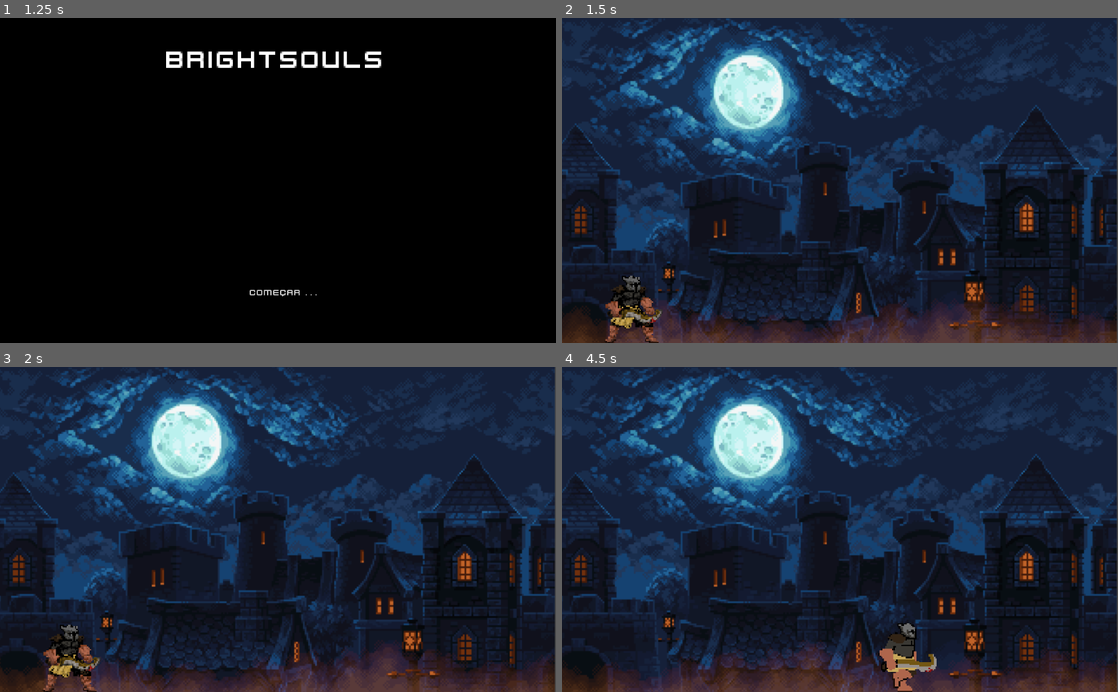
Above: before the commit, frames 1-4 (two rows, left to right).
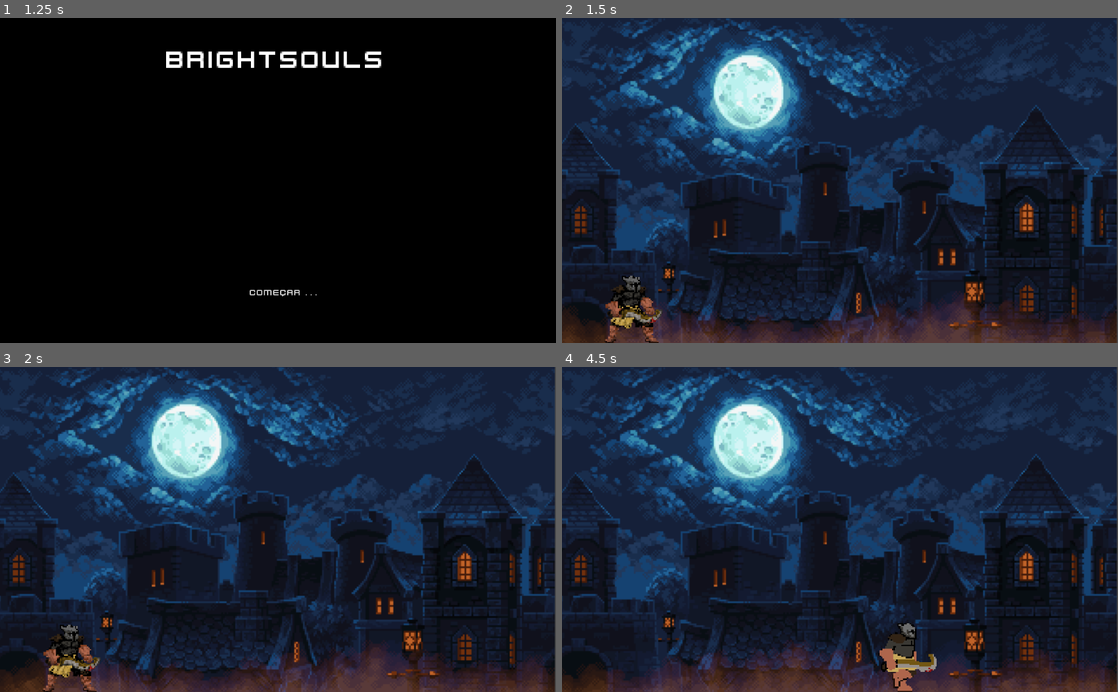
Above: after the commit, the same moments.

Repository: DouglasKosvoski/Bright
Game: Godot game, scene res://Scenes/MAIN_MENU.tscn
Same seed, same stepped clock (60 frames per second), same inputs: the game is played once before the commit and once after it. The engine's default icon, where the game draws it, is replaced by a stand-in: a white triangle on a blue panel in a dark square.
Inputs:
- Up to frame 1 (1.25 s): click "start" at 0.5 s
- Up to frame 2 (1.5 s): click "COMEÇAR . . ." at 1.25 s
- Up to frame 3 (2 s): no input
- Up to frame 4 (4.5 s): hold Space (space) 2.03-2.78 s; hold D (right) 2.03-3.53 s; tap Space (space) at 2.85, 4.35 s; hold A (left) 3.53-4.28 s; hold Space (space) 3.53-4.28 s; hold D (right) from 4.28 s (still down)

Frame 1 is identical in both runs. In frame 2, 0.6% of the frame differs, in the area x 0-100%, y 86-100%; in frame 3, 0.6%; in frame 4, 0.9%.

Commit message:
removido sprite object desnecessario animated background continua o mesmo

Diff:
--- a/Scenes/BKGD.tscn
+++ b/Scenes/BKGD.tscn
@@ -331,13 +331,11 @@
 
 [node name="BKGD" type="Node2D"]
 
-[node name="Sprite" type="Sprite" parent="."]
-
-[node name="AnimatedSprite" type="AnimatedSprite" parent="Sprite"]
+[node name="AnimatedSprite" type="AnimatedSprite" parent="."]
 position = Vector2( 510, 300 )
 scale = Vector2( 1.6, 1.7 )
 frames = SubResource( 1 )
 animation = "New Anim"
-frame = 228
+frame = 235
 speed_scale = 4.0
 playing = true
